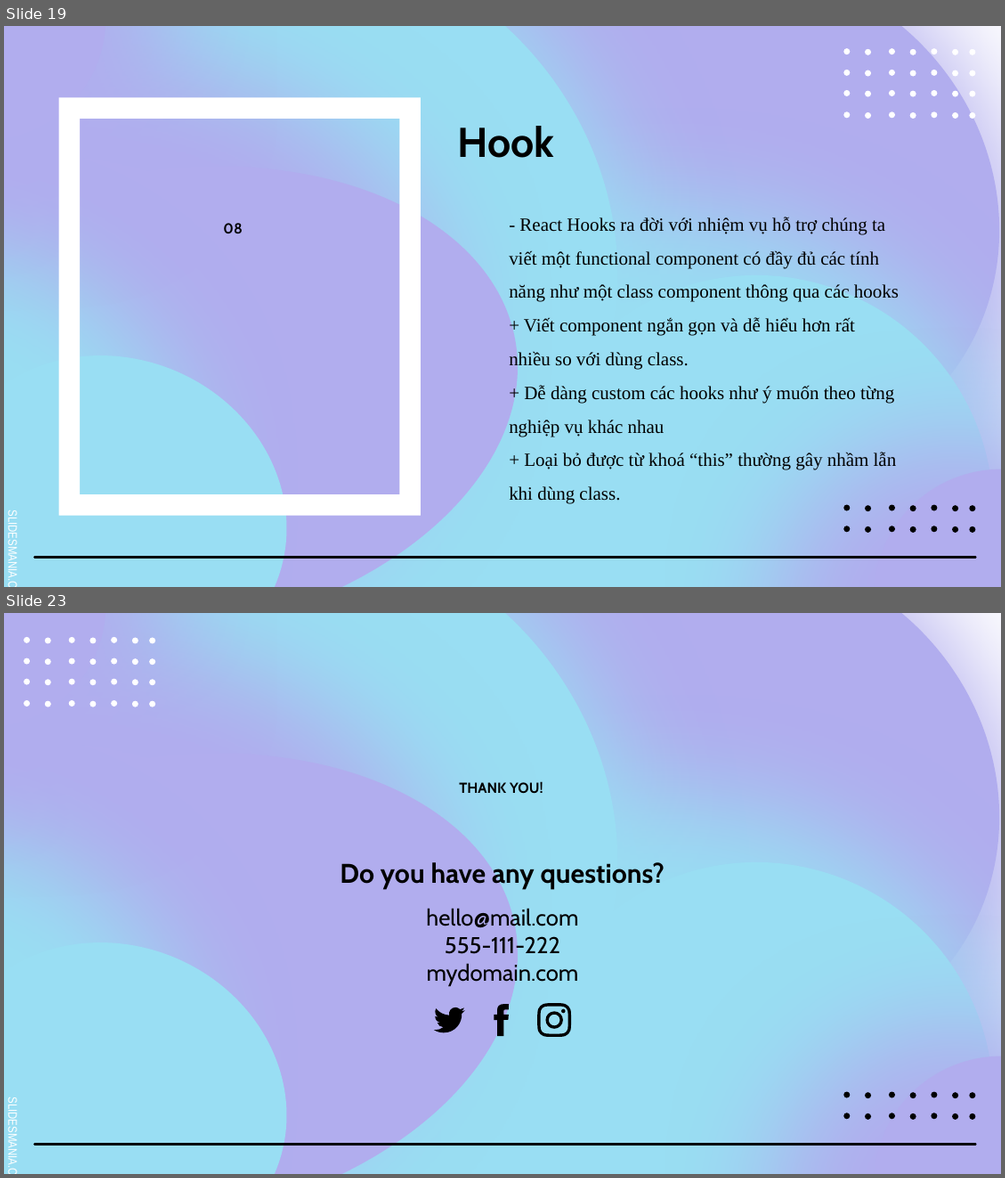
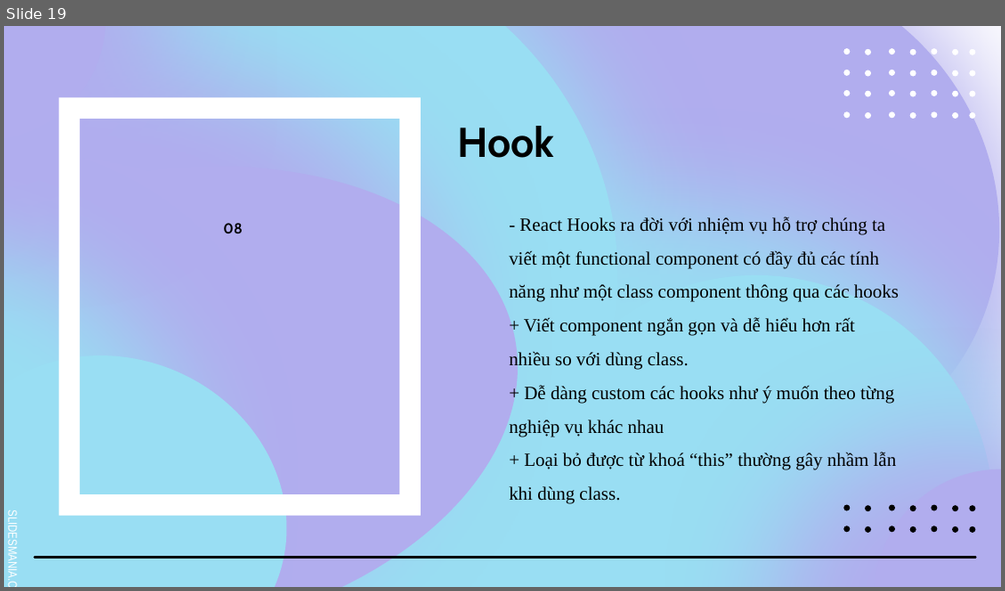
Before and after one commit to chinhan3966/react-project-mp3, a slide deck: PowperPoint_React.pptx. Shown one above the other, each under a label of ours: slides 19 and 23 before the commit, slide 19 after it; the slides between them are not shown. The pictures are 1005x1178 and 1005x591 pixels, drawn with LibreOffice and Linux fonts; fonts in the diff are those of the drawing. Boxes give left, top, right and bottom in pixels: in the first picture for what was removed or moved away, otherwise in the second. Text is boxed around its words. In the diff, an @@ line names an element or a change of style, - is before the commit and + after.

```diff
--- a/PowperPoint_React.pptx
+++ b/PowperPoint_React.pptx
@@ slide 23 removed at (4, 613, 1001, 1174), background #FFFFFF; not listed: 24 template elements that a slide beside it also shows @@
@@ group removed at (24, 637, 155, 706): 28 freeform shapes @@
@@ text removed at (459, 781, 543, 794) @@
-THANK YOU!
@@ subtitle removed at (340, 862, 664, 889) @@
-Do you have any questions?
@@ text removed at (426, 907, 579, 986) @@
-hello@mail.com
-555-111-222
-mydomain.com
@@ freeform shape removed at (434, 1007, 465, 1032) @@
@@ freeform shape removed at (494, 1004, 509, 1037) @@
@@ freeform shape removed at (537, 1004, 571, 1037) @@
@@ freeform shape removed at (545, 1012, 563, 1029) @@
@@ freeform shape removed at (561, 1008, 565, 1013) @@
```
Also in this commit, not shown: 2 slides changed, 5 slides added, 4 other slides removed, 2 other files.
